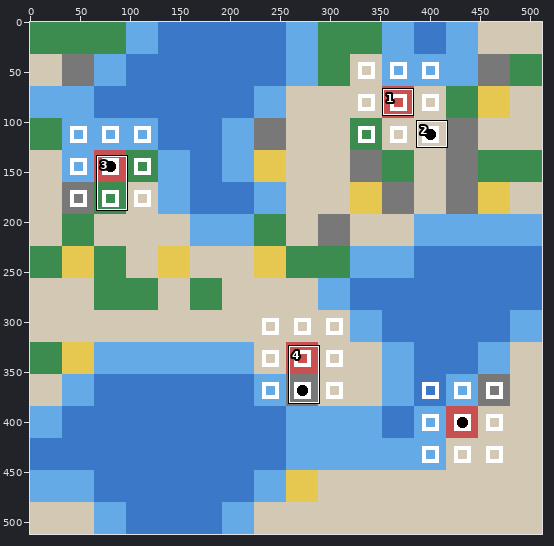
Sprite sheet, stored at pol_env/Tribes/img_step_4.png. The picture above shows the old version from afar; the outline marks the close-up.
Close-up. As it was:
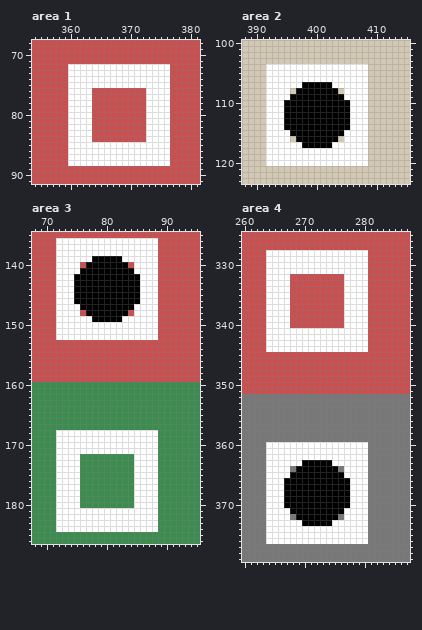
The file is 512x512 pixels. Shown: area 1: x 354..381, y 68..91; area 2: x 388..415, y 100..123; area 3: x 68..95, y 135..186; area 4: x 260..287, y 325..379.
After the commit:
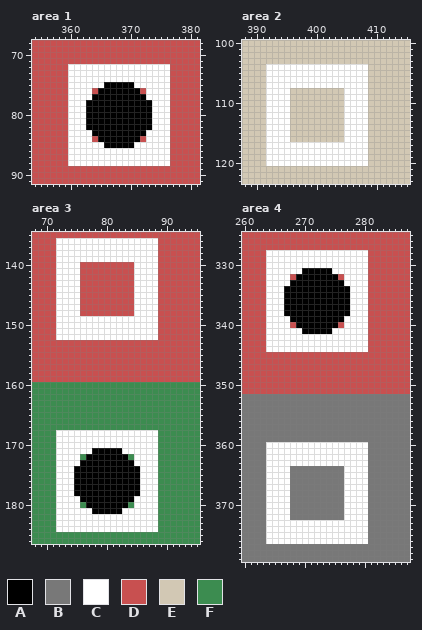
Palette (. is transparent): A #000000  B #787878  C #ffffff  D #c85050  E #d2c8b4  F #3c8c50
Diff:
Area 1:
y 75: x 366..370 CCCCC -> AAAAA
y 76: x 365..371 DDDDDDD -> AAAAAAA
y 77: x 364..372 DDDDDDDDD -> AAAAAAAAA
y 78..82: x 363..373 CDDDDDDDDDC -> AAAAAAAAAAA
y 83: x 364..372 DDDDDDDDD -> AAAAAAAAA
y 84: x 365..371 DDDDDDD -> AAAAAAA
y 85: x 366..370 CCCCC -> AAAAA
Area 2:
y 107: x 398..402 AAAAA -> CCCCC
y 108: x 397..403 AAAAAAA -> EEEEEEE
y 109: x 396..404 AAAAAAAAA -> EEEEEEEEE
y 110..114: x 395..405 AAAAAAAAAAA -> CEEEEEEEEEC
y 115: x 396..404 AAAAAAAAA -> EEEEEEEEE
y 116: x 397..403 AAAAAAA -> EEEEEEE
y 117: x 398..402 AAAAA -> CCCCC
Area 3:
y 139: x 78..82 AAAAA -> CCCCC
y 140: x 77..83 AAAAAAA -> DDDDDDD
y 141: x 76..84 AAAAAAAAA -> DDDDDDDDD
y 142..146: x 75..85 AAAAAAAAAAA -> CDDDDDDDDDC
y 147: x 76..84 AAAAAAAAA -> DDDDDDDDD
y 148: x 77..83 AAAAAAA -> DDDDDDD
y 149: x 78..82 AAAAA -> CCCCC
y 171: x 78..82 CCCCC -> AAAAA
y 172: x 77..83 FFFFFFF -> AAAAAAA
y 173: x 76..84 FFFFFFFFF -> AAAAAAAAA
y 174..178: x 75..85 CFFFFFFFFFC -> AAAAAAAAAAA
y 179: x 76..84 FFFFFFFFF -> AAAAAAAAA
y 180: x 77..83 FFFFFFF -> AAAAAAA
y 181: x 78..82 CCCCC -> AAAAA
Area 4:
y 331: x 270..274 CCCCC -> AAAAA
y 332: x 269..275 DDDDDDD -> AAAAAAA
y 333: x 268..276 DDDDDDDDD -> AAAAAAAAA
y 334..338: x 267..277 CDDDDDDDDDC -> AAAAAAAAAAA
y 339: x 268..276 DDDDDDDDD -> AAAAAAAAA
y 340: x 269..275 DDDDDDD -> AAAAAAA
y 341: x 270..274 CCCCC -> AAAAA
y 363: x 270..274 AAAAA -> CCCCC
y 364: x 269..275 AAAAAAA -> BBBBBBB
y 365: x 268..276 AAAAAAAAA -> BBBBBBBBB
y 366..370: x 267..277 AAAAAAAAAAA -> CBBBBBBBBBC
y 371: x 268..276 AAAAAAAAA -> BBBBBBBBB
y 372: x 269..275 AAAAAAA -> BBBBBBB
y 373: x 270..274 AAAAA -> CCCCC
Where, in picture pixels (left, top, right, bottom), the same in both close-ups:
changed: (86, 82, 152, 148)
changed: (284, 82, 350, 148)
changed: (74, 256, 140, 322)
changed: (74, 448, 140, 514)
changed: (284, 268, 350, 334)
changed: (284, 460, 350, 526)
